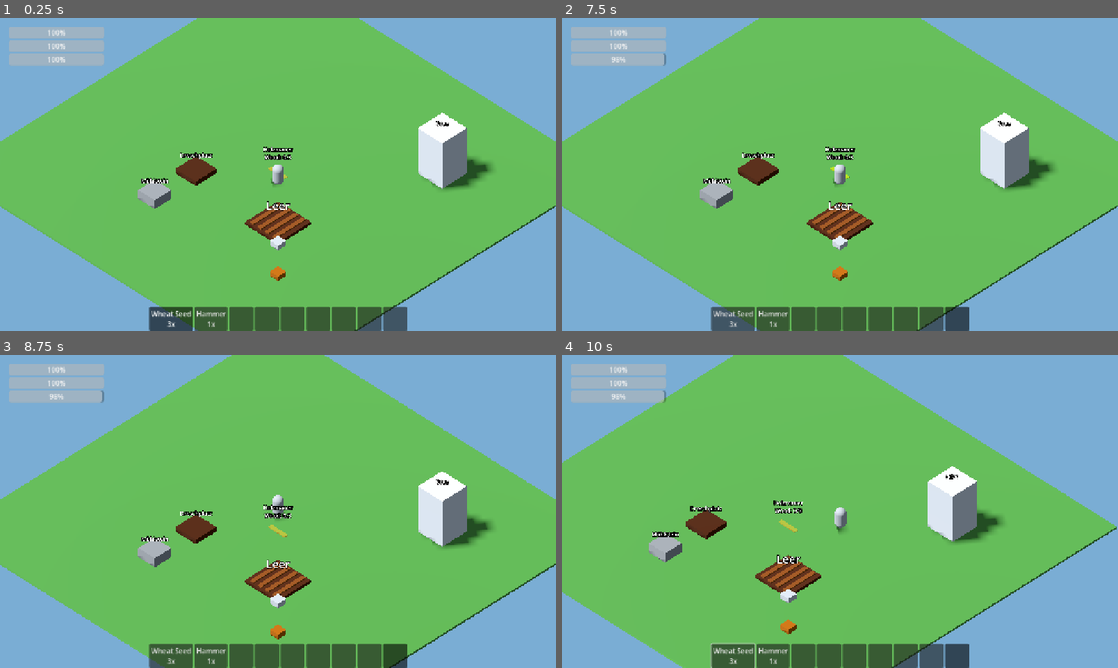
Above: before the commit, frames 1-4 (two rows, left to right).
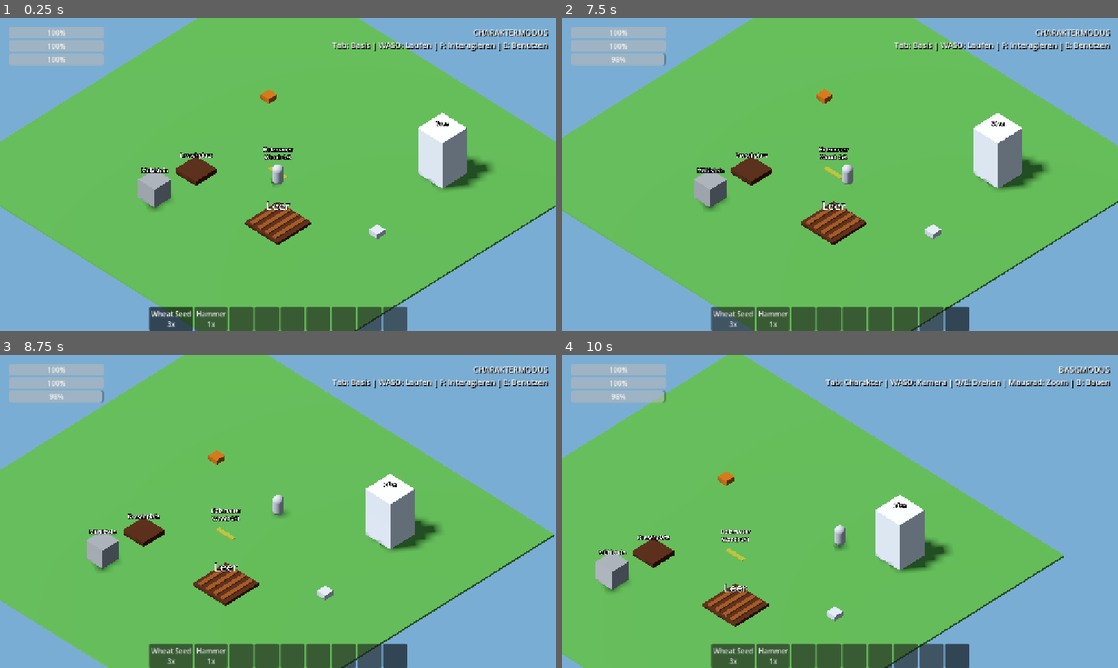
Above: after the commit, the same moments.

Repository: christianhermes/game1
Game: Godot game, scene res://main.tscn
Same seed, same stepped clock (60 frames per second), same inputs: the game is played once before the commit and once after it.
Inputs (mouse positions are in pixels of both pictures, inside the frame that each line leads up to):
- Up to frame 1 (0.25 s): no input
- Up to frame 2 (7.5 s): click "Wheat Seed 3x" at 0.5 s; click "Hammer 1x" at 1.25 s; click (801, 318) at 2 s; click (828, 318) at 2.75 s; click (856, 318) at 3.5 s; click (878, 318) at 4.25 s; click (906, 318) at 5 s; click (928, 318) at 5.75 s; click (956, 318) at 6.5 s; tap Enter at 7.25 s; move the mouse to (962, 158) at 7.27 s; hold D (move_right) from 7.28 s (still down); hold B (toggle_build_mode) from 7.28 s (still down); tap F (interact) at 7.35 s; click (962, 158) at 7.42 s
- Up to frame 3 (8.75 s): move the mouse to (166, 527) at 8.02 s; release D (move_right) at 8.03 s; release B (toggle_build_mode) at 8.03 s; hold S (move_backward) from 8.03 s (still down); tap B (toggle_build_mode) at 8.1 s; click (166, 527) at 8.17 s; tap E (use_selected_item) at 8.3 s
- Up to frame 4 (10 s): move the mouse to (895, 442) at 8.77 s; release S (move_backward) at 8.78 s; hold D (move_right) 8.78-9.53 s; tap E (use_selected_item) at 8.85 s; click (895, 442) at 8.92 s; tap Q (rotate_camera_left, bound only after the commit) at 9.05, 9.6 s; move the mouse to (812, 574) at 9.52 s; hold W (move_forward) from 9.53 s (still down); click (812, 574) at 9.67 s; tap Tab (toggle_control_mode, bound only after the commit) at 9.8 s

The runs differ from the first frame. In frame 1, 1.6% of the frame differs, in the area x 24-99%, y 3-84%; in frame 2, 6.6%; in frame 3, 24%, in the area x 0-100%, y 0-100%; in frame 4, 24%.

Commit message:
Erstes Laufen

Diff:
--- a/survival-game/godot/main.tscn
+++ b/survival-game/godot/main.tscn
@@ -31,24 +31,31 @@
 material = SubResource("GroundMaterial")
 size = Vector3(40, 0.2, 40)
 
+[sub_resource type="CapsuleMesh" id="PlayerMesh"]
+
+[sub_resource type="CapsuleShape3D" id="PlayerShape"]
+
+[sub_resource type="SphereShape3D" id="InteractionShape"]
+radius = 2.2
+
+[sub_resource type="TorusMesh" id="TorusMesh_lfxu0"]
+
+[sub_resource type="StandardMaterial3D" id="StandardMaterial3D_272bh"]
+albedo_color = Color(0.5823756, 0.5823756, 0.5823756, 1)
+
+[sub_resource type="StandardMaterial3D" id="StandardMaterial3D_hjb8m"]
+albedo_color = Color(0.24948537, 0.7628475, 1.92523e-06, 1)
+
+[sub_resource type="BoxMesh" id="BoxMesh_lfxu0"]
+size = Vector3(2, 0.1, 0.4)
+
+[sub_resource type="NavigationMesh" id="NavigationMesh_lfxu0"]
+vertices = PackedVector3Array(-19.5, 0.3, -19.5, -19.5, 0.3, 19.5, 19.5, 0.3, 19.5, 19.5, 0.3, -19.5)
+polygons = [PackedInt32Array(3, 2, 0), PackedInt32Array(0, 2, 1)]
+geometry_parsed_geometry_type = 1
+
 [sub_resource type="BoxShape3D" id="GroundShape"]
 size = Vector3(40, 0.2, 40)
-
-[sub_resource type="CapsuleMesh" id="PlayerMesh"]
-
-[sub_resource type="CapsuleShape3D" id="PlayerShape"]
-
-[sub_resource type="SphereShape3D" id="InteractionShape"]
-radius = 2.2
-
-[sub_resource type="StandardMaterial3D" id="StandardMaterial3D_272bh"]
-albedo_color = Color(0.5823756, 0.5823756, 0.5823756, 1)
-
-[sub_resource type="StandardMaterial3D" id="StandardMaterial3D_hjb8m"]
-albedo_color = Color(0.24948537, 0.7628475, 1.92523e-06, 1)
-
-[sub_resource type="BoxMesh" id="BoxMesh_lfxu0"]
-size = Vector3(2, 0.1, 0.4)
 
 [node name="Main" type="Node3D" unique_id=672482601]
 script = ExtResource("1_main")
@@ -70,13 +77,7 @@
 transform = Transform3D(1, 0, 0, 0, 1, 0, 0, 0, 1, 0, -0.1, 0)
 mesh = SubResource("GroundMesh")
 
-[node name="GroundBody" type="StaticBody3D" parent="." unique_id=382104567]
-transform = Transform3D(1, 0, 0, 0, 1, 0, 0, 0, 1, 0, -0.1, 0)
-
-[node name="GroundCollision" type="CollisionShape3D" parent="GroundBody" unique_id=766814386]
-shape = SubResource("GroundShape")
-
-[node name="Player" type="CharacterBody3D" parent="." unique_id=1403501398]
+[node name="Player" type="CharacterBody3D" parent="." unique_id=1403501398 groups=["selectable"]]
 transform = Transform3D(1, 0, 0, 0, 1, 0, 0, 0, 1, 1, 1, 1)
 script = ExtResource("2_player")
 
@@ -98,6 +99,16 @@
 
 [node name="PlayerStats" type="Node" parent="Player" unique_id=681528531]
 script = ExtResource("4_5vw27")
+
+[node name="SelectionMarker" type="MeshInstance3D" parent="Player" unique_id=1255836389]
+transform = Transform3D(1, 0, 0, 0, 1, 0, 0, 0, 1, 0, -0.95, 0)
+visible = false
+mesh = SubResource("TorusMesh_lfxu0")
+
+[node name="NavigationAgent3D" type="NavigationAgent3D" parent="Player" unique_id=1115294508]
+path_desired_distance = 0.2
+target_desired_distance = 0.2
+path_height_offset = -0.7
 
 [node name="FarmPlot" parent="." unique_id=111363160 instance=ExtResource("3_farm_plot")]
 transform = Transform3D(1, 0, 0, 0, 1, 0, 0, 0, 1, 5, 0, 5)
@@ -178,13 +189,32 @@
 custom_minimum_size = Vector2(220, 25)
 layout_mode = 2
 
+[node name="ControlModeLabel" type="Label" parent="UI" unique_id=587582966]
+anchors_preset = 1
+anchor_left = 1.0
+anchor_right = 1.0
+offset_left = -520.0
+offset_top = 20.0
+offset_right = -20.0
+offset_bottom = 75.0
+grow_horizontal = 0
+theme_override_colors/font_shadow_color = Color(0, 0, 0, 0.8)
+theme_override_constants/shadow_offset_x = 2
+theme_override_constants/shadow_offset_y = 2
+theme_override_font_sizes/font_size = 18
+text = "CHARAKTERMODUS
+Tab: Basis | WASD: Laufen | F: Interagieren | E: Benutzen"
+horizontal_alignment = 2
+
 [node name="WoodPickup" parent="." unique_id=585756525 instance=ExtResource("7_272bh")]
-transform = Transform3D(1, 0, 0, 0, 1, 0, 0, 0, 1, 10, 0, 10)
+transform = Transform3D(1, 0, 0, 0, 1, 0, 0, 0, 1, -7.8045654, 0, -6.690918)
+world_id = &"wood_pickup_01"
 item_id = &"wood"
 amount = 3
 
 [node name="StonePickup2" parent="." unique_id=807605720 instance=ExtResource("7_272bh")]
-transform = Transform3D(1, 0, 0, 0, 1, 0, 0, 0, 1, 7, 0, 7)
+transform = Transform3D(1, 0, 0, 0, 1, 0, 0, 0, 1, 11.966431, 0, -0.135254)
+world_id = &"stone_pickup_01"
 item_id = &"stone"
 
 [node name="MeshInstance3D" parent="StonePickup2" index="0" unique_id=1819555607]
@@ -194,7 +224,7 @@
 transform = Transform3D(1, 0, 0, 0, 1, 0, 0, 0, 1, -5, 0, 5)
 
 [node name="Millstone" parent="." unique_id=529006087 instance=ExtResource("11_millstone")]
-transform = Transform3D(1, 0, 0, 0, 1, 0, 0, 0, 1, -5, 0, 10)
+transform = Transform3D(1, 0, 0, 0, 1, 0, 0, 0, 1, -5, 1.1507568, 10)
 
 [node name="Oven" parent="." unique_id=1605596297 instance=ExtResource("12_dg77c")]
 transform = Transform3D(1, 0, 0, 0, 1, 0, 0, 0, 1, 10, 0, -10)
@@ -215,6 +245,15 @@
 material_overlay = SubResource("StandardMaterial3D_hjb8m")
 mesh = SubResource("BoxMesh_lfxu0")
 
+[node name="NavigationRegion3D" type="NavigationRegion3D" parent="." unique_id=1512420207]
+navigation_mesh = SubResource("NavigationMesh_lfxu0")
+
+[node name="GroundBody" type="StaticBody3D" parent="NavigationRegion3D" unique_id=382104567]
+transform = Transform3D(1, 0, 0, 0, 1, 0, 0, 0, 1, 0, -0.1, 0)
+
+[node name="GroundCollision" type="CollisionShape3D" parent="NavigationRegion3D/GroundBody" unique_id=766814386]
+shape = SubResource("GroundShape")
+
 [connection signal="selected_item_changed" from="UI/Hotbar" to="Player" method="_on_hotbar_selected_item_changed"]
 
 [editable path="StonePickup2"]
--- a/survival-game/godot/project.godot
+++ b/survival-game/godot/project.godot
@@ -14,6 +14,10 @@
 run/main_scene="res://main.tscn"
 config/features=PackedStringArray("4.7")
 
+[autoload]
+
+SettlementJobManager="*uid://ccjylefhs6huv"
+
 [display]
 
 window/size/viewport_width=1280
@@ -21,6 +25,10 @@
 window/size/window_width_override=1280
 window/size/window_height_override=720
 window/stretch/mode="canvas_items"
+
+[global_group]
+
+selectable=""
 
 [input]
 
@@ -59,6 +67,25 @@
 "events": [Object(InputEventKey,"resource_local_to_scene":false,"resource_name":"","device":16,"window_id":0,"alt_press …(190 unchanged characters)…
 ]
 }
+toggle_control_mode={
+"deadzone": 0.2,
+"events": [Object(InputEventKey,"resource_local_to_scene":false,"resource_name":"","device":-1,"window_id":0,"alt_pressed":false,"shift_pressed":false,"ctrl_pressed":false,"meta_pressed":false,"pressed":false,"keycode":0,"physical_keycode":4194306,"key_label":0,"unicode":0,"location":0,"echo":false,"script":null)
+]
+}
+rotate_camera_left={
+"deadzone": 0.2,
+"events": [Object(InputEventKey,"resource_local_to_scene":false,"resource_name":"","device":16,"window_id":0,"alt_pressed":false,"shift_pressed":false,"ctrl_pressed":false,"meta_pressed":false,"pressed":false,"keycode":0,"physical_keycode":81,"key_label":0,"unicode":0,"location":0,"echo":false,"script":null)
+]
+}
+rotate_camera_right={
+"deadzone": 0.2,
+"events": [Object(InputEventKey,"resource_local_to_scene":false,"resource_name":"","device":16,"window_id":0,"alt_pressed":false,"shift_pressed":false,"ctrl_pressed":false,"meta_pressed":false,"pressed":false,"keycode":0,"physical_keycode":69,"key_label":0,"unicode":0,"location":0,"echo":false,"script":null)
+]
+}
+tabtoggle_control_mode={
+"deadzone": 0.2,
+"events": []
+}
 
 [rendering]
 
--- a/survival-game/godot/scripts/building/build_manager.gd
+++ b/survival-game/godot/scripts/building/build_manager.gd
@@ -9,9 +9,24 @@
 @onready var placement_preview: MeshInstance3D = $PlacementPreview
 
 var build_mode := false
+var control_enabled := false
+
+
+func _ready() -> void:
+	set_control_enabled(false)
 
 func _unhandled_input(event: InputEvent) -> void:
+	if not control_enabled:
+		return
+
 	if event.is_action_pressed("toggle_build_mode"):
 		build_mode = not build_mode
 		placement_preview.visible = build_mode
-		player.can_move = not build_mode
+
+
+func set_control_enabled(enabled: bool) -> void:
+	control_enabled = enabled
+
+	if not control_enabled:
+		build_mode = false
+		placement_preview.visible = false
--- a/survival-game/godot/scripts/items/item_pickup.gd
+++ b/survival-game/godot/scripts/items/item_pickup.gd
@@ -5,6 +5,7 @@
 ## Welche Art Gegenstand es ist, wird über item_id im Inspektor festgelegt.
 
 # Gegenstands-ID und Menge, die beim Aufheben ins Inventar gelangen.
+@export var world_id: StringName = &""
 @export var item_id: StringName = &""
 @export_range(1, 99, 1) var amount: int = 1
 
@@ -12,6 +13,13 @@
 # Registriert dieses Objekt als mögliche Interaktion für den Spieler.
 func _ready() -> void:
 	add_to_group("interactable")
+	add_to_group("job_targets")
+
+
+# Die Welt-ID bleibt auch dann als Auftragsziel erhalten, wenn die sichtbare
+# Basisszene vorübergehend nicht geladen ist.
+func get_job_target_id() -> StringName:
+	return world_id
 
 
 # actor ist der Node, der mit dem Pickup interagiert, normalerweise der Player.
--- /dev/null
+++ b/survival-game/godot/scripts/jobs/settlement_job_manager.gd
@@ -0,0 +1,56 @@
+extends Node
+
+
+# Die Auftragsarten bleiben zunächst bewusst klein. Neue Arten kommen erst
+# hinzu, wenn ein konkretes Gameplay-System sie benötigt.
+enum JobType {
+	MOVE,
+	PICKUP,
+}
+
+
+# Der Status beschreibt den Lebenszyklus eines Auftrags unabhängig davon,
+# ob die Basisszene gerade geladen ist.
+enum JobStatus {
+	OPEN,
+	RUNNING,
+	FINISHED,
+}
+
+
+# Jeder neue Auftrag erhält eine eindeutige laufende Nummer. Das Dictionary
+# speichert die Auftragsdaten unter genau dieser Nummer.
+var next_job_id := 1
+var jobs: Dictionary = {}
+
+
+# Erstellt einen einzelnen Auftrag und liefert seine eindeutige ID zurück.
+func create_job(
+	job_type: JobType,
+	target_id: StringName,
+	target_position: Vector3,
+	worker_id: StringName,
+) -> int:
+	# Die aktuelle ID wird für diesen Auftrag festgehalten, bevor der Zähler
+	# für den nächsten Auftrag erhöht wird.
+	var job_id := next_job_id
+	next_job_id += 1
+
+	# Alle für Szenenwechsel relevanten Auftragsdaten werden als Werte
+	# gespeichert. Dadurch hängt der Manager nicht von einem geladenen Node ab.
+	jobs[job_id] = {
+		"id": next_job_id -1,
+		"type": job_type,
+		"target_id": target_id,
+		"target_position": target_position,
+		"worker_id": worker_id,
+		"status": JobStatus.OPEN,
+		}
+
+	return job_id
+
+
+# Liefert die Daten eines Auftrags. Eine unbekannte ID ergibt ein leeres
+# Dictionary, sodass Aufrufer den fehlenden Auftrag mit is_empty() erkennen.
+func get_job(job_id: int) -> Dictionary:
+	return jobs.get(job_id, {})
--- a/survival-game/godot/scripts/main.gd
+++ b/survival-game/godot/scripts/main.gd
@@ -1,27 +1,49 @@
 extends Node3D
 
 ## Dieses Skript gehört zur Hauptszene und verbindet die wichtigsten Teile
-## der Spielwelt. Im Moment kümmert es sich vor allem um die Kamera und gibt
-## dem Spieler beim Spielstart sein erstes Saatgut.
+## der Spielwelt. Es verwaltet außerdem den Wechsel zwischen direkter
+## Charaktersteuerung und der freien Basisübersicht.
+
+enum ControlMode {
+	CHARACTER,
+	BASE,
+}
 
 # Abstand der Kamera zum Spieler. Die drei Werte stehen für X, Y und Z.
 const CAMERA_OFFSET := Vector3(22.0, 25.0, 22.0)
 
 # Bestimmt, wie schnell die Kamera dem Spieler folgt.
 const CAMERA_FOLLOW_SPEED := 6.0
+const DEFAULT_CAMERA_SIZE := 27.0
+const BASE_CAMERA_PAN_SPEED := 18.0
+const BASE_CAMERA_ROTATION_SPEED := 1.5
+const BASE_CAMERA_MIN_SIZE := 10.0
+const BASE_CAMERA_MAX_SIZE := 45.0
+const BASE_CAMERA_ZOOM_STEP := 2.0
 
 # @onready bedeutet: Godot sucht diese Nodes erst, wenn die Szene bereit ist.
 @onready var camera: Camera3D = $Camera3D
 @onready var player: CharacterBody3D = $Player
+@onready var build_manager: BuildManager = $BuildManager
+@onready var hotbar = $UI/Hotbar
+@onready var control_mode_label: Label = $UI/ControlModeLabel
 
 # Diese Position ist das Ziel, auf das die Kamera schaut.
 var camera_target := Vector3.ZERO
+var control_mode := ControlMode.CHARACTER
+var base_camera_yaw := 0.0
+var base_camera_size := DEFAULT_CAMERA_SIZE
+
+# Speichert den Bewohner, der im Basismodus aktuell ausgewählt ist.
+var selected_actor: Node3D = null
 
 
 # _ready() wird einmal aufgerufen, nachdem die Szene vollständig geladen wurde.
 func _ready() -> void:
 	# Die Kamera beginnt direkt über der aktuellen Position des Spielers.
 	camera_target = player.global_position
+	camera.size = DEFAULT_CAMERA_SIZE
+	_apply_control_mode()
 	_update_camera()
 
 	# Startausrüstung: Der Spieler erhält drei Weizenkörner.
@@ -31,15 +53,209 @@
 
 # _process() wird in jedem dargestellten Bild aufgerufen.
 func _process(delta: float) -> void:
-	# delta macht die Bewegung unabhängig von der Bildrate.
-	var follow_weight := clampf(CAMERA_FOLLOW_SPEED * delta, 0.0, 1.0)
-
-	# lerp nähert das Kameraziel weich an die Spielerposition an.
-	camera_target = camera_target.lerp(player.global_position, follow_weight)
+	if control_mode == ControlMode.CHARACTER:
+		# lerp nähert das Kameraziel weich an die Spielerposition an.
+		var follow_weight := clampf(CAMERA_FOLLOW_SPEED * delta, 0.0, 1.0)
+		camera_target = camera_target.lerp(player.global_position, follow_weight)
+	else:
+		_update_base_camera_input(delta)
+
 	_update_camera()
+
+
+func _input(event: InputEvent) -> void:
+	if event.is_action_pressed("toggle_control_mode"):
+		if control_mode == ControlMode.CHARACTER:
+			control_mode = ControlMode.BASE
+		else:
+			control_mode = ControlMode.CHARACTER
+
+		_apply_control_mode()
+		get_viewport().set_input_as_handled()
+		return
+
+	if control_mode != ControlMode.BASE:
+		return
+
+	if event is InputEventMouseButton and event.pressed:
+		if event.button_index == MOUSE_BUTTON_LEFT:
+			# UI-Klicks sollen keine Auswahl in der 3D-Welt auslösen.
+			if get_viewport().gui_get_hovered_control() != null:
+				return
+
+			_select_at_mouse(event.position)
+			get_viewport().set_input_as_handled()
+			return
+		elif event.button_index == MOUSE_BUTTON_RIGHT:
+			_command_selected_actor(event.position)
+			get_viewport().set_input_as_handled()
+			return
+		elif event.button_index == MOUSE_BUTTON_WHEEL_UP:
+			base_camera_size -= BASE_CAMERA_ZOOM_STEP
+		elif event.button_index == MOUSE_BUTTON_WHEEL_DOWN:
+			base_camera_size += BASE_CAMERA_ZOOM_STEP
+		else:
+			return
+
+		base_camera_size = clampf(
+			base_camera_size,
+			BASE_CAMERA_MIN_SIZE,
+			BASE_CAMERA_MAX_SIZE,
+		)
+		camera.size = base_camera_size
+		get_viewport().set_input_as_handled()
+
+
+# Wandelt die zweidimensionale Mausposition in einen Strahl durch die
+# dreidimensionale Spielwelt um und fragt den ersten getroffenen Körper ab.
+func _select_at_mouse(mouse_position: Vector2) -> void:
+	var ray_origin := camera.project_ray_origin(mouse_position)
+	var ray_direction := camera.project_ray_normal(mouse_position)
+	var ray_end := ray_origin + ray_direction * 1000.0
+
+	var query := PhysicsRayQueryParameters3D.create(
+		ray_origin,
+		ray_end,
+	)
+	var hit := get_world_3d().direct_space_state.intersect_ray(query)
+
+	# Wenn hit leer ist, soll die bisherige Auswahl aufgehoben werden.
+	if hit.is_empty():
+		_set_selected_actor(null)
+	else:
+	# Hole andernfalls den collider aus hit.
+	#  Wähle ihn nur aus, wenn er zur Gruppe "selectable" gehört.
+	#  Ein Treffer auf ein anderes Objekt soll die Auswahl aufheben.
+		if hit.get("collider").is_in_group("selectable"):
+			_set_selected_actor(hit.get("collider"))
+		else:
+			_set_selected_actor(null)
+
+
+
+
+
+# Diese Methode soll immer zuerst die alte Auswahl ausschalten und danach
+# den neuen Actor speichern und sichtbar markieren.
+func _set_selected_actor(actor: Node3D) -> void:
+	if selected_actor and selected_actor.has_method("set_selected"):
+		selected_actor.set_selected(false)
+
+	selected_actor = actor
+
+	if selected_actor and selected_actor.has_method("set_selected"):
+		selected_actor.set_selected(true)
+
+
+# Gibt dem ausgewählten Bewohner einen Laufauftrag an die angeklickte
+# Position auf dem Boden.
+func _command_selected_actor(mouse_position: Vector2) -> void:
+	if selected_actor == null:
+		return
+	if not selected_actor.has_method("set_move_target"):
+		return
+	var ray_origin := camera.project_ray_origin(mouse_position)
+	var ray_direction := camera.project_ray_normal(mouse_position)
+	var ray_end := ray_origin + ray_direction * 1000.0
+
+	var query := PhysicsRayQueryParameters3D.create(
+		ray_origin,
+		ray_end,
+	)
+	# Pickups sind Area3D-Nodes. Ohne diese Option würde der Ray durch sie
+	# hindurchgehen und stattdessen den Boden darunter treffen.
+	query.collide_with_areas = true
+	# Der Raycast liefert neben dem getroffenen Objekt auch die genaue
+	# Trefferposition in der 3D-Welt.
+	var hit := get_world_3d().direct_space_state.intersect_ray(query)
+
+	# Ohne Treffer kann kein gültiges Bewegungsziel vergeben werden.
+	if hit.is_empty():
+		return
+
+	var collider: Object = hit.get("collider")
+	if (
+		collider != null
+		and collider.has_method("get_job_target_id")
+		and selected_actor.has_method("get_worker_id")
+	):
+		# Stabile Ziel- und Bewohner-IDs halten den Auftrag unabhängig von den
+		# aktuell geladenen Nodes. Der Manager liefert seine eindeutige ID zurück.
+		var job_id: int = SettlementJobManager.create_job(
+			SettlementJobManager.JobType.PICKUP,
+			collider.get_job_target_id(),
+			hit.get("position"),
+			selected_actor.get_worker_id()
+		)
+		# Die Ausgabe macht die Auftragserstellung während des Prototyps sichtbar.
+		print("Neuer Auftrag: ", job_id)
+
+	# Der ausgewählte Bewohner entscheidet mit seinem NavigationAgent3D selbst,
+	# welchen begehbaren Weg er zu dieser Position nimmt.
+	selected_actor.set_move_target(hit.get("position"))
+
+
+func _update_base_camera_input(delta: float) -> void:
+	var input := Input.get_vector(
+		"move_left",
+		"move_right",
+		"move_forward",
+		"move_backward",
+	)
+
+	var forward := -camera.global_basis.z
+	var right := camera.global_basis.x
+	forward.y = 0.0
+	right.y = 0.0
+	forward = forward.normalized()
+	right = right.normalized()
+
+	var pan_direction := right * input.x - forward * input.y
+	if pan_direction.length_squared() > 0.0:
+		camera_target += (
+			pan_direction.normalized()
+			* BASE_CAMERA_PAN_SPEED
+			* delta
+		)
+
+	var rotation_input := Input.get_axis(
+		"rotate_camera_left",
+		"rotate_camera_right",
+	)
+	base_camera_yaw += (
+		rotation_input
+		* BASE_CAMERA_ROTATION_SPEED
+		* delta
+	)
+
+
+func _apply_control_mode() -> void:
+	var base_mode_active := control_mode == ControlMode.BASE
+	player.set_direct_control_enabled(not base_mode_active)
+	build_manager.set_control_enabled(base_mode_active)
+	hotbar.set_mouse_wheel_enabled(not base_mode_active)
+
+	if base_mode_active:
+		camera_target = player.global_position
+		camera.size = base_camera_size
+		control_mode_label.text = (
+			"BASISMODUS\n"
+			+ "Tab: Charakter | WASD: Kamera | Q/E: Drehen | Mausrad: Zoom | B: Bauen"
+		)
+	else:
+		camera_target = player.global_position
+		camera.size = DEFAULT_CAMERA_SIZE
+		control_mode_label.text = (
+			"CHARAKTERMODUS\n"
+			+ "Tab: Basis | WASD: Laufen | F: Interagieren | E: Benutzen"
+		)
 
 
 # Setzt die Kamera an ihre versetzte Position und richtet sie auf das Ziel aus.
 func _update_camera() -> void:
-	camera.global_position = camera_target + CAMERA_OFFSET
+	var camera_offset := CAMERA_OFFSET
+	if control_mode == ControlMode.BASE:
+		camera_offset = CAMERA_OFFSET.rotated(Vector3.UP, base_camera_yaw)
+
+	camera.global_position = camera_target + camera_offset
 	camera.look_at(camera_target, Vector3.UP)
--- a/survival-game/godot/scripts/player.gd
+++ b/survival-game/godot/scripts/player.gd
@@ -5,6 +5,10 @@
 
 # Bewegungsgeschwindigkeit des Spielers in Metern pro Sekunde.
 const SPEED := 6.0
+
+# Diese ID verbindet den sichtbaren CharacterBody3D mit seinen persistenten
+# Aufträgen im SettlementJobManager.
+@export var worker_id: StringName = &"player"
 
 #was stillt wieviel Hunger
 const RAW_WHEAT_HUNGER := 10.0
@@ -12,15 +16,25 @@
 # Kann später genutzt werden, um Bewegung etwa in Menüs zu sperren.
 var can_move := true
 
+# Der Spielmodus entscheidet, ob der Spieler gerade direkt gesteuert wird.
+# Das ist bewusst von can_move getrennt, damit Tod oder Menüs weiterhin
+# unabhängig vom Basis-/Charaktermodus Bewegung sperren können.
+var direct_control_enabled := true
+
 # Die Hotbar meldet hierhin, welcher Gegenstand gerade ausgewählt ist.
 var selected_item_id: StringName = &""
 
 var spawn_position := Vector3.ZERO
+
+# Zeigt an, ob der Bewohner aktuell einem Laufauftrag folgt.
+var has_move_target := false
 
 # Reichweite für Interaktionen und das Inventar des Spielers.
 @onready var interaction_area: Area3D = $InteractionArea
 @onready var inventory: Inventory = $Inventory
 @onready var stats: PlayerStats = $PlayerStats
+@onready var selection_marker: MeshInstance3D = $SelectionMarker
+@onready var navigation_agent: NavigationAgent3D = $NavigationAgent3D
 
 func _ready() -> void:
 	spawn_position = global_position
@@ -31,18 +45,55 @@
 	inventory.add_item(item_id, amount)
 
 
+func set_direct_control_enabled(enabled: bool) -> void:
+	direct_control_enabled = enabled
+	if direct_control_enabled:
+		cancel_move_target()
+	else:
+		velocity = Vector3.ZERO
+
+
+# Der Player besitzt seine eigene Auswahldarstellung. Das Hauptskript muss
+# dadurch nicht wissen, wie der Marker technisch aufgebaut ist.
+func set_selected(selected: bool) -> void:
+	selection_marker.visible = selected
+
+
+# Liefert die szenenunabhängige ID dieses Bewohners für neue Aufträge.
+func get_worker_id() -> StringName:
+	return worker_id
+
+
+# Der Aufrufer nennt nur das Ziel. Welchen Weg der Bewohner dorthin nimmt,
+# entscheidet der NavigationAgent3D.
+func set_move_target(target_position: Vector3) -> void:
+	navigation_agent.target_position = target_position
+	has_move_target = true
+
+
+# Beendet den aktuellen Laufauftrag. Der gespeicherte Status verhindert, dass
+# ein alter Auftrag beim nächsten Wechsel in den Basismodus fortgesetzt wird.
+func cancel_move_target() -> void:
+	has_move_target = false
+	velocity = Vector3.ZERO
+
+
 # _physics_process() läuft in einem festen Takt und ist für Bewegung gedacht.
 func _physics_process(_delta: float) -> void:
+	var direct_input_available := can_move and direct_control_enabled
+
 	# "interact" ist eine Aktion aus den Eingabe-Einstellungen des Projekts.
-	if can_move and Input.is_action_just_pressed("interact"):
+	if direct_input_available and Input.is_action_just_pressed("interact"):
 		_try_interact()
 
-	if can_move and Input.is_action_just_pressed("use_selected_item"):
+	if direct_input_available and Input.is_action_just_pressed("use_selected_item"):
 		_try_consume_selected_item()
 
 	# Bei gesperrter Bewegung wird vorhandene Geschwindigkeit sofort beendet.
-	if not can_move:
+	if not direct_input_available:
 		velocity = Vector3.ZERO
+		if can_move and not direct_control_enabled:
+			_update_autonomous_movement()
 		move_and_slide()
 		return
 
@@ -73,6 +124,29 @@
 
 	# CharacterBody3D bewegt sich und berücksichtigt dabei Kollisionen.
 	move_and_slide()
+
+
+func _update_autonomous_movement() -> void:
+	if not has_move_target:
+		return
+
+	if navigation_agent.is_navigation_finished():
+		has_move_target = false
+		return
+
+	# Der NavigationAgent3D liefert in jedem Physikschritt den nächsten Punkt
+	# seines berechneten Weges und nicht sofort das endgültige Ziel.
+	var next_path_position := navigation_agent.get_next_path_position()
+
+	# Ziel minus aktuelle Position ergibt die Bewegungsrichtung. Der Y-Anteil
+	# wird entfernt, damit der CharacterBody3D auf dem Boden bleibt.
+	var direction := next_path_position - global_position
+	direction.y = 0.0
+	direction = direction.normalized()
+
+	# Dieselbe Geschwindigkeit wie bei direkter WASD-Steuerung wird verwendet.
+	velocity.x = direction.x * SPEED
+	velocity.z = direction.z * SPEED
 
 
 # Sucht innerhalb der InteractionArea das nächstgelegene passende Objekt.
--- a/survival-game/godot/scripts/ui/hotbar.gd
+++ b/survival-game/godot/scripts/ui/hotbar.gd
@@ -13,6 +13,9 @@
 # Index des aktuell ausgewählten Slots. Der erste Slot hat den Index 0.
 var selected_index: int = 0
 
+# Im Basismodus verwendet die Kamera das Mausrad zum Zoomen.
+var mouse_wheel_enabled := true
+
 # Beide Arrays benutzen denselben Index: slots[0] zeigt slot_item_ids[0] an.
 var slots: Array[Button] = []
 var slot_item_ids: Array[StringName] = []
@@ -21,7 +24,7 @@
 # _input() erhält Tastatur- und Mausereignisse des Spiels.
 func _input(event: InputEvent) -> void:
 	# Mit dem Mausrad wird die Auswahl zyklisch verschoben.
-	if event is InputEventMouseButton and event.pressed:
+	if mouse_wheel_enabled and event is InputEventMouseButton and event.pressed:
 		var direction: String = ""
 
 		if event.button_index == MOUSE_BUTTON_WHEEL_UP:
@@ -35,13 +38,18 @@
 		elif direction == "down":
 			selected_index = wrapi(selected_index + 1, 0, slots.size())
 
-		select_slots(selected_index)
+		if direction != "":
+			select_slots(selected_index)
 
 	# Die Zahlentasten 1 bis 9 wählen den entsprechenden Slot direkt aus.
 	if event is InputEventKey and event.pressed and not event.echo:
 		var slot_index: int = event.keycode - KEY_1
 		if slot_index < slots.size() and slot_index >= 0:
 			select_slots(slot_index)
+
+
+func set_mouse_wheel_enabled(enabled: bool) -> void:
+	mouse_wheel_enabled = enabled
 
 
 # Sammelt die Button-Kinder ein und verbindet alle benötigten Signale.
Not shown, added: survival-game/godot/scripts/jobs/settlement_job_manager.gd.uid
Not shown, changed: survival-game/godot/DATENFLUSS.md
Not shown, changed: survival-game/godot/README.md
